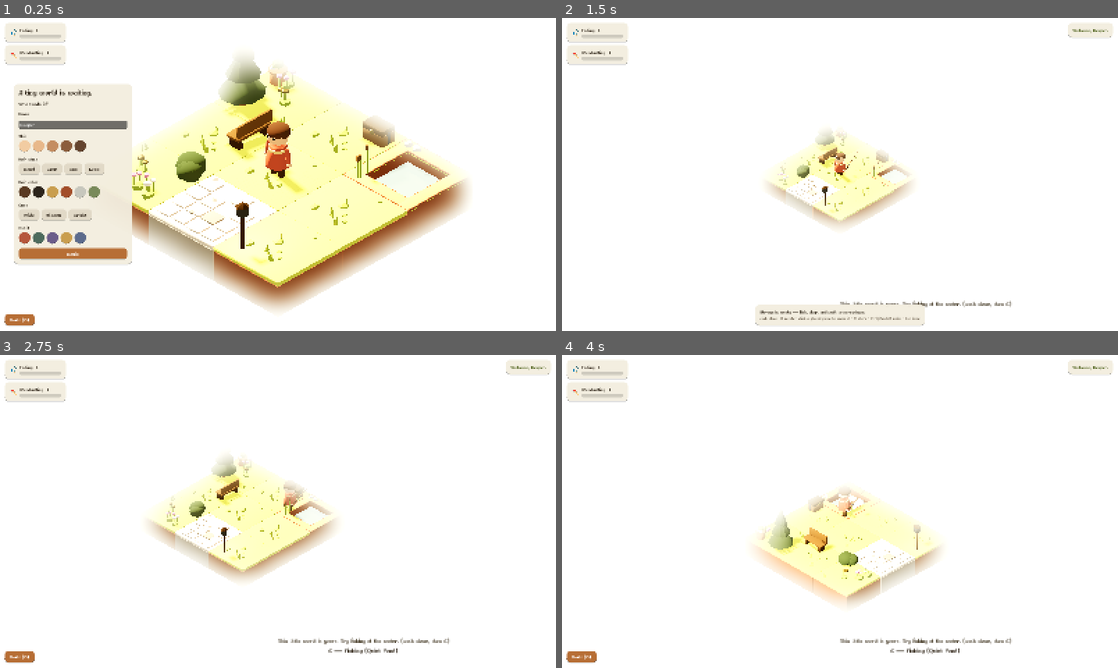
Above: before the commit, frames 1-4 (two rows, left to right).
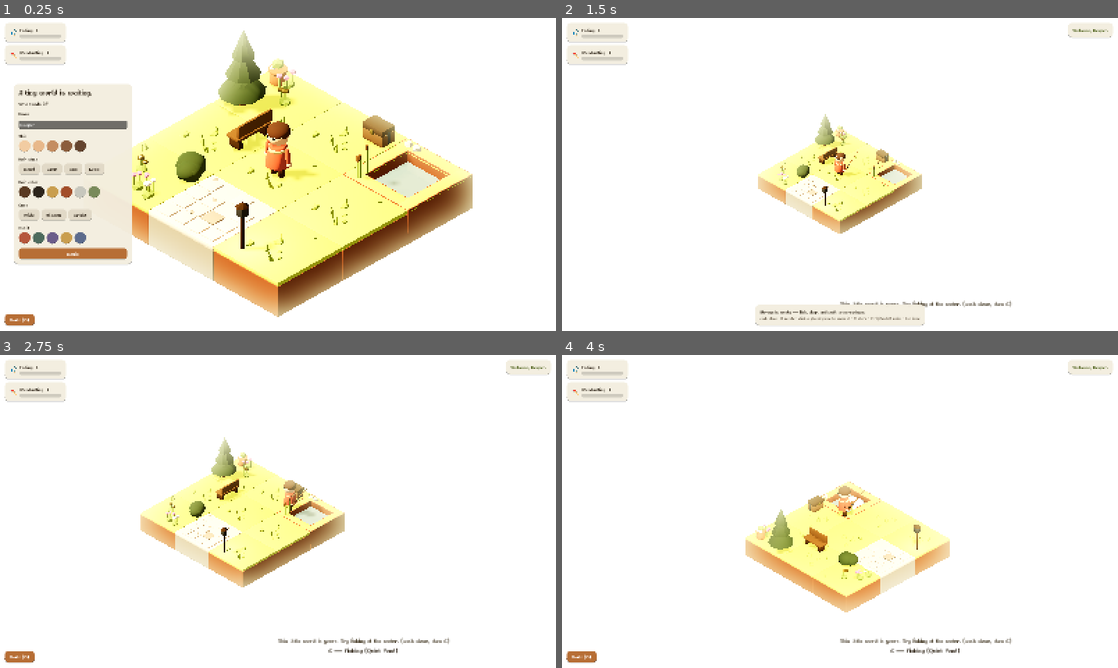
Above: after the commit, the same moments.

Repository: lukamrkonjic/suma-nook
Game: Godot game, scene res://scenes/main.tscn
The game is run twice, just before and just after one commit, with the same random seed, the same clock (stepped at 60 frames per second) and the same inputs.
Inputs (mouse positions are in pixels of both pictures, inside the frame that each line leads up to):
- Up to frame 1 (0.25 s): no input
- Up to frame 2 (1.5 s): click "Begin" at 0.5 s; click "Build (B)" at 1.25 s
- Up to frame 3 (2.75 s): tap A (move_left) at 2 s; move the mouse to (400, 495) at 2.02 s; hold D (move_right) from 2.03 s (still down); hold B (build_mode) from 2.03 s (still down); click (400, 495) at 2.17 s
- Up to frame 4 (4 s): release D (move_right) at 2.75 s; release B (build_mode) at 2.75 s; drag from (728, 527) to (812, 574) at 2.77 s; move the mouse to (895, 442) at 3.52 s; hold D (move_right) from 3.53 s (still down); hold X (camera_rotate_right) from 3.53 s (still down)

The runs differ from the first frame. In frame 1, 26% of the frame differs, in the area x 23-85%, y 4-96%; in frame 2, 4.9%; in frame 3, 7.6%; in frame 4, 7.4%.

Commit message:
feat: calibrate soft diorama lighting

Diff:
--- a/assets/visual_profiles/garden_day.tres
+++ b/assets/visual_profiles/garden_day.tres
@@ -5,21 +5,26 @@
 [resource]
 script = ExtResource("1")
 profile_id = "garden_day"
-background_color = Color(0.906, 0.882, 0.8, 1)
-ambient_color = Color(0.93, 0.89, 0.8, 1)
-ambient_energy = 0.62
-sun_color = Color(1.0, 0.96, 0.86, 1)
-sun_energy = 1.2
-sun_pitch_deg = -50.0
-sun_yaw_deg = -100.0
-shadow_opacity = 0.88
-shadow_blur = 1.3
+background_color = Color(0.882, 0.89, 0.69, 1)
+ambient_color = Color(0.92, 0.88, 0.76, 1)
+ambient_energy = 0.38
+sun_color = Color(1.0, 0.94, 0.8, 1)
+sun_energy = 0.9
+sun_pitch_deg = -52.0
+sun_yaw_deg = -42.0
+shadow_opacity = 0.7
+shadow_blur = 1.7
 ssao_enabled = true
-ssao_intensity = 1.4
-ssao_radius = 0.7
+ssao_intensity = 1.9
+ssao_radius = 0.82
+ssao_power = 1.35
+ssao_detail = 0.72
+ssao_horizon = 0.06
+ssao_sharpness = 0.82
 glow_enabled = true
-glow_intensity = 0.45
-glow_hdr_threshold = 1.35
+glow_intensity = 0.22
+glow_hdr_threshold = 1.65
+glow_bloom = 0.04
 exposure = 1.0
 fog_enabled = false
 rain_enabled = false
--- a/assets/visual_profiles/garden_rain.tres
+++ b/assets/visual_profiles/garden_rain.tres
@@ -5,21 +5,26 @@
 [resource]
 script = ExtResource("1")
 profile_id = "garden_rain"
-background_color = Color(0.37, 0.41, 0.34, 1)
-ambient_color = Color(0.5, 0.56, 0.5, 1)
-ambient_energy = 0.55
-sun_color = Color(0.62, 0.7, 0.68, 1)
-sun_energy = 0.5
+background_color = Color(0.25, 0.29, 0.24, 1)
+ambient_color = Color(0.47, 0.54, 0.49, 1)
+ambient_energy = 0.4
+sun_color = Color(0.62, 0.69, 0.65, 1)
+sun_energy = 0.42
 sun_pitch_deg = -58.0
-sun_yaw_deg = -100.0
-shadow_opacity = 0.5
-shadow_blur = 2.4
+sun_yaw_deg = -42.0
+shadow_opacity = 0.56
+shadow_blur = 2.1
 ssao_enabled = true
-ssao_intensity = 1.6
-ssao_radius = 0.7
+ssao_intensity = 2.0
+ssao_radius = 0.85
+ssao_power = 1.4
+ssao_detail = 0.75
+ssao_horizon = 0.06
+ssao_sharpness = 0.8
 glow_enabled = true
-glow_intensity = 0.7
-glow_hdr_threshold = 1.1
+glow_intensity = 0.48
+glow_hdr_threshold = 1.2
+glow_bloom = 0.08
 exposure = 1.0
 fog_enabled = true
 fog_color = Color(0.29, 0.33, 0.27, 1)
--- a/scripts/resources/visual_style_profile.gd
+++ b/scripts/resources/visual_style_profile.gd
@@ -23,9 +23,14 @@
 @export var ssao_enabled := true
 @export var ssao_intensity := 1.4
 @export var ssao_radius := 0.7
+@export var ssao_power := 1.35
+@export var ssao_detail := 0.7
+@export var ssao_horizon := 0.05
+@export var ssao_sharpness := 0.85
 @export var glow_enabled := true
 @export var glow_intensity := 0.45
 @export var glow_hdr_threshold := 1.35
+@export var glow_bloom := 0.06
 @export var exposure := 1.0
 @export var fog_enabled := false
 @export var fog_color := Color(0.906, 0.882, 0.8)
--- a/scripts/visuals/lighting_rig.gd
+++ b/scripts/visuals/lighting_rig.gd
@@ -52,11 +52,14 @@
 	env.ssao_enabled = profile.ssao_enabled
 	env.ssao_intensity = profile.ssao_intensity
 	env.ssao_radius = profile.ssao_radius
-	env.ssao_power = 1.6
+	env.ssao_power = profile.ssao_power
+	env.ssao_detail = profile.ssao_detail
+	env.ssao_horizon = profile.ssao_horizon
+	env.ssao_sharpness = profile.ssao_sharpness
 	env.glow_enabled = profile.glow_enabled
 	env.glow_intensity = profile.glow_intensity
 	env.glow_hdr_threshold = profile.glow_hdr_threshold
-	env.glow_bloom = 0.05
+	env.glow_bloom = profile.glow_bloom
 	env.fog_enabled = profile.fog_enabled
 	env.fog_light_color = profile.fog_color
 	env.fog_density = profile.fog_density
@@ -67,7 +70,7 @@
 	_sun.rotation_degrees = Vector3(profile.sun_pitch_deg, profile.sun_yaw_deg, 0.0)
 	_sun.shadow_opacity = profile.shadow_opacity
 	_sun.shadow_blur = profile.shadow_blur
-	_sun.light_angular_distance = 2.5
+	_sun.light_angular_distance = 1.8
 
 	_rain.emitting = profile.rain_enabled
 	profile_applied.emit(profile)
Binary file added: docs/style_comparisons/lighting_day.png
Binary file added: docs/style_comparisons/lighting_rain.png
